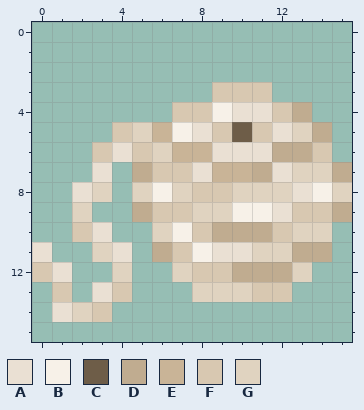
Edited in one commit: pixel-art sprite (Versandordner/Unsortiert/yarn.png). Above is the file before it was changed.
The file is 16x16 pixels. Colours within 5 levels of each other are drawn and written as one.
Palette (. is transparent): A #eae0d3  B #f7f1e8  C #6e5d48  D #c0ac90  E #c9b497  F #d8c8b1  G #e0d3c0
Pixels before, first column x 0:
 3 .........FFF....
 4 .......FFBAAFD..
 5 ....FGEBAFCFAGD.
 6 ...FAFGEEAAADDF.
 7 ...A.DFFAEEDAGGD
 8 ..AG.GBGFFGGGABG
 9 ..G..DFFGGBBAFFD
10 ..FA..GBFDDDFGG.
11 A..GA.DFBAAGGDD.
12 FA..G..GFFDDDG..
13 .F.AF...GGGFF...
14 .AGF............
After:
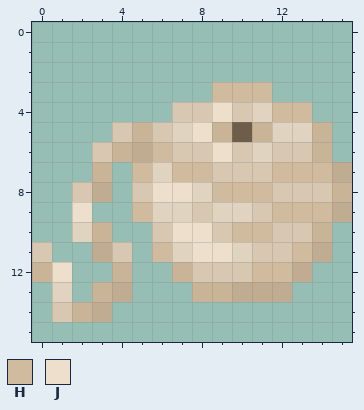
Colours new in this view: H #d1bb9e  J #eddfcb
Diff:
Changed rows in their new state; - is an unchanged pixel.
first column x 0:
 3 ---------HHH----
 4 ---------JFGHH--
 5 -----EFGJE-EG-E-
 6 ----EDHFFJFGFFE-
 7 ---E-HGHHFFFHHH-
 8 --FD-FJJGHHHFFFE
 9 --J--HGGF-GFHHH-
10 --GE--FJJFHH-FE-
11 F--DF-HGJJGFFH--
12 EJ--E--E--FHHD--
13 -G-ED---EEDDD---
14 -FED------------
Where, in picture pixels (left, top, right, bottom), the same in both pictures:
changed: (32, 82, 352, 322)
